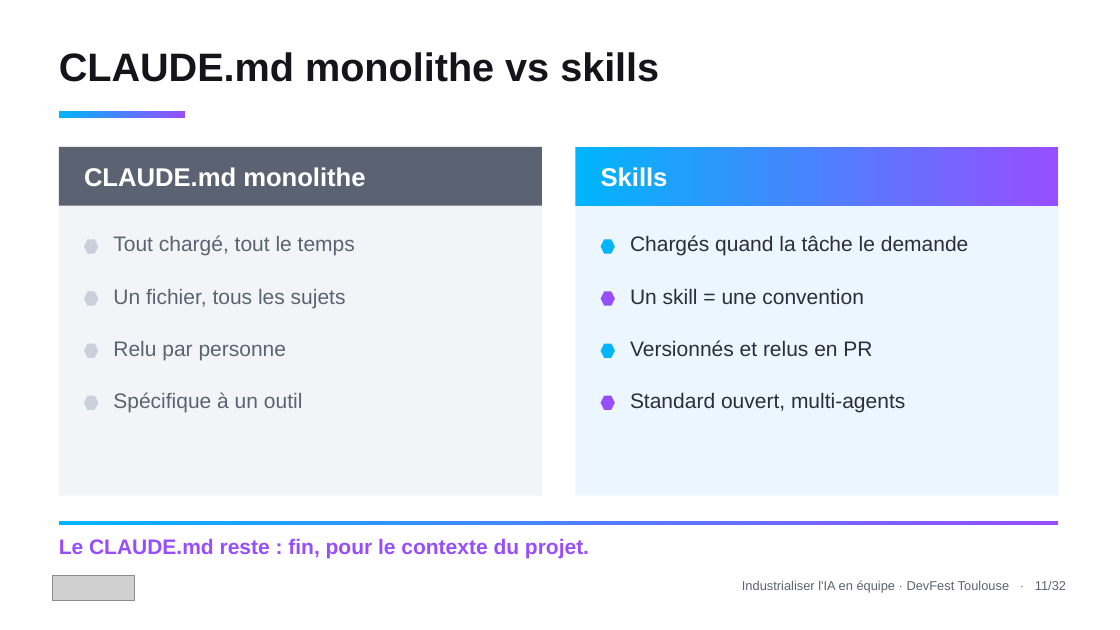
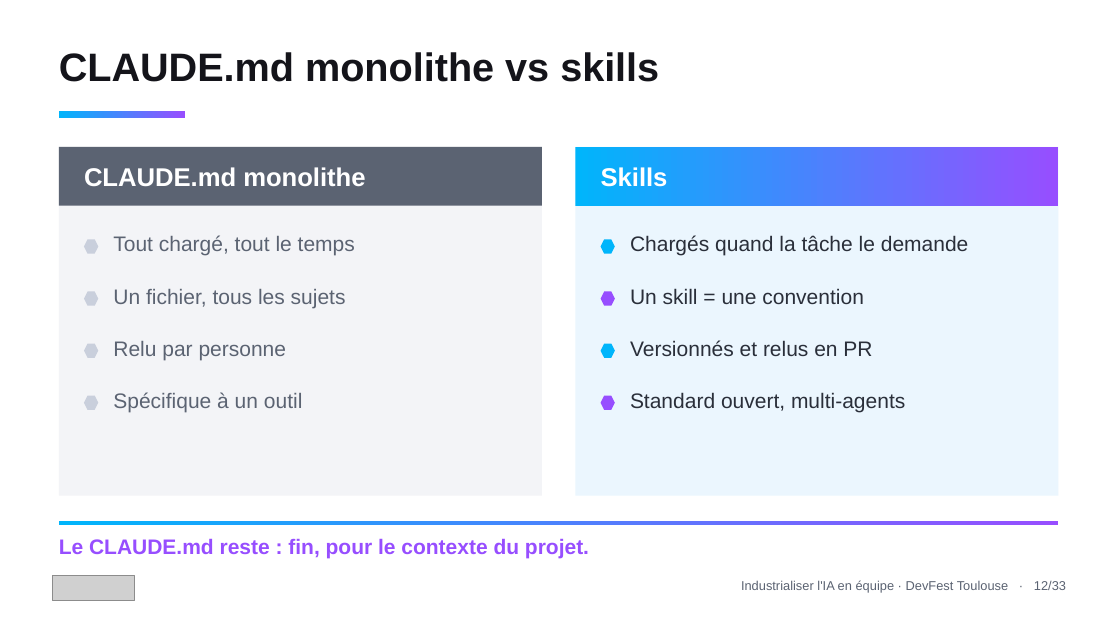
Before and after one commit to tosun-si/claude-skills-team-industrialisation, a slide deck: slide 13 of talks/slides/talk_devfest_skills.pptx (slide 12 before the commit). Drawn at 1120x630 pixels with LibreOffice and Linux fonts; fonts in the diff are those of the drawing; grey boxes stand for pictures. Boxes give left, top, right and bottom in pixels: in the first picture for what was removed or moved away, otherwise in the second. Text is boxed around its words. In the diff, an @@ line names an element or a change of style, - is before the commit and + after.

```diff
--- a/talks/slides/talk_devfest_skills.pptx
+++ b/talks/slides/talk_devfest_skills.pptx
@@ text at (741, 580, 1066, 593): text changed @@
-Industrialiser l'IA en équipe · DevFest Toulouse · 11/32
+Industrialiser l'IA en équipe · DevFest Toulouse · 12/33
```
Also in this commit, not shown: 31 other slides changed, 1 slide added, 4 other files.
